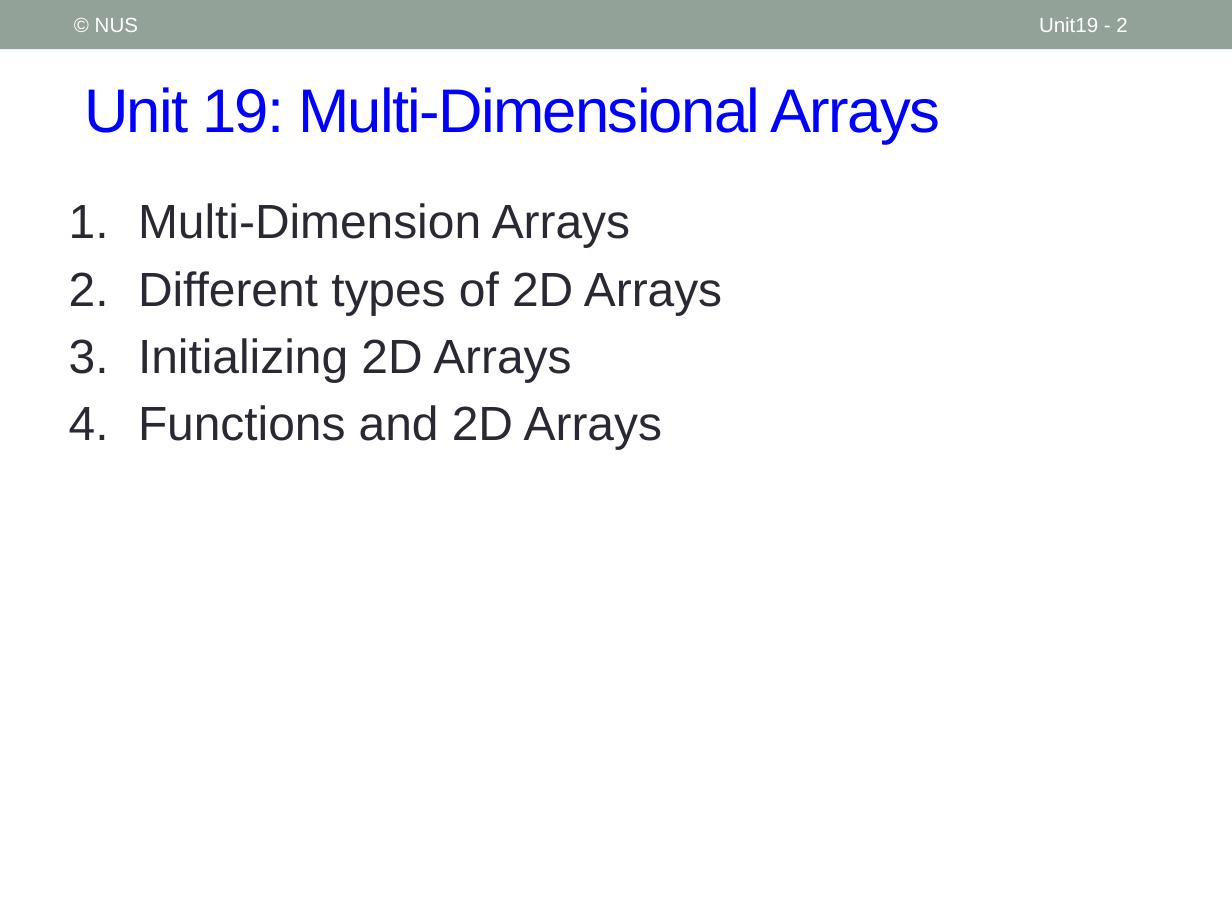
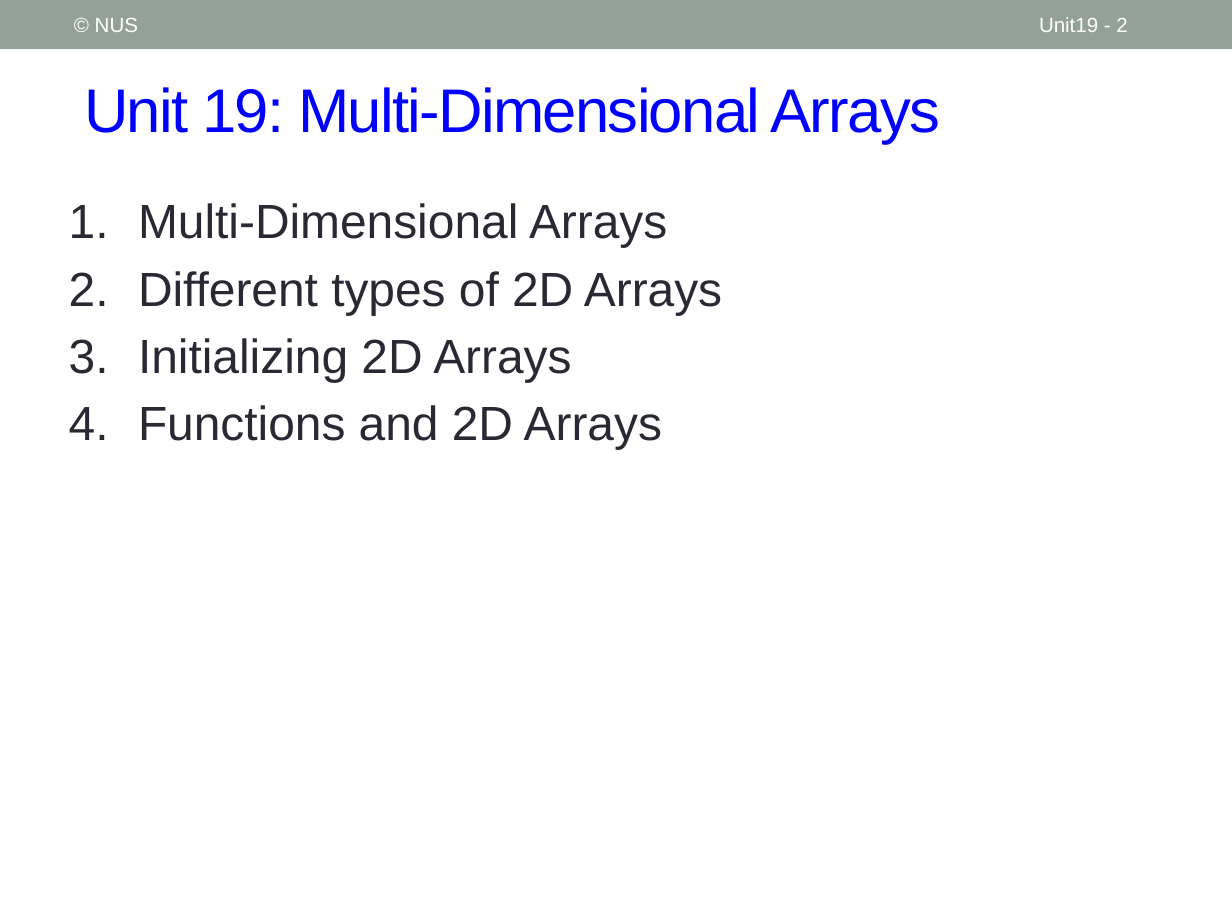
Before and after one commit to nus-cs1010-2021-s2/website, a slide deck: slide 2 of slides/Unit19_Multi-Dimensional Arrays.pptx. Drawn at 1232x924 pixels with LibreOffice and Linux fonts; fonts in the diff are those of the drawing. Boxes give left, top, right and bottom in pixels: in the first picture for what was removed or moved away, otherwise in the second. Text is boxed around its words. In the diff, an @@ line names an element or a change of style, - is before the commit and + after.

```diff
--- a/slides/Unit19_Multi-Dimensional Arrays.pptx
+++ b/slides/Unit19_Multi-Dimensional Arrays.pptx
@@ text at <box>138,203,667,248</box>: text changed @@
-1. Multi-Dimension Arrays
+1. Multi-Dimensional Arrays
```
Also in this commit, not shown: 4 other slides changed, 1 slide removed, 4 other files.
